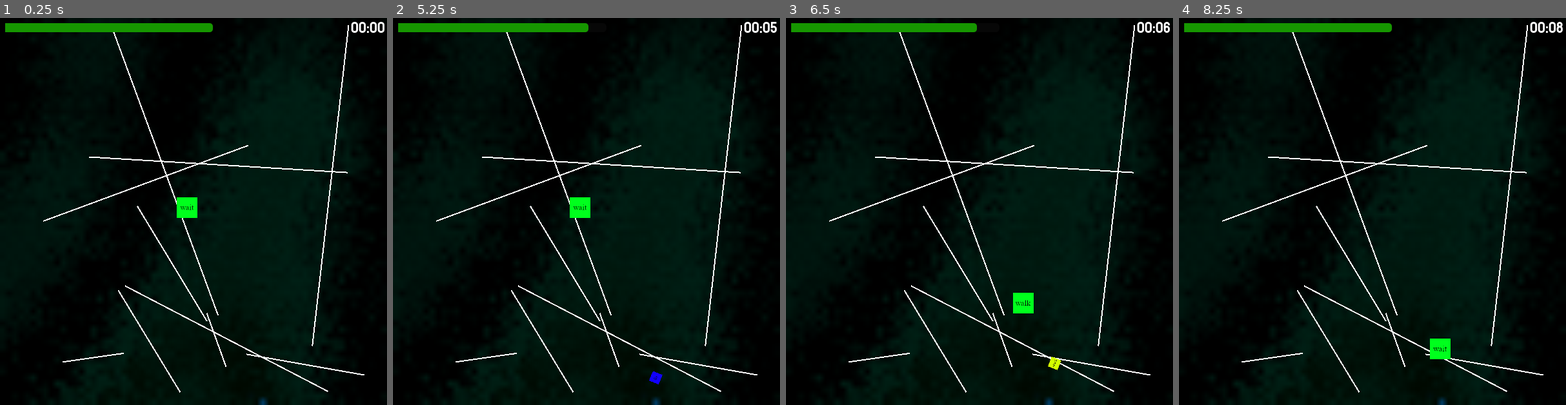
Above: before the commit, frames 1-4 (left to right).
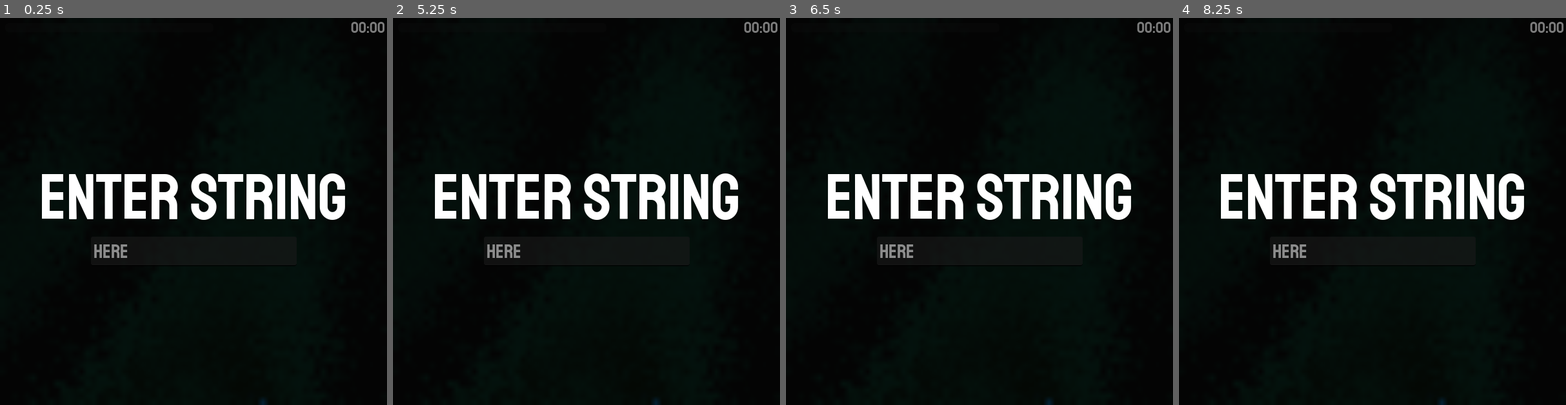
Above: after the commit, the same moments.

Repository: dirtOval/string-theory-mehu15
Game: Godot game, scene res://main.tscn
The game is run twice, just before and just after one commit, with the same random seed, the same clock (stepped at 60 frames per second) and the same inputs.
Inputs:
- Up to frame 1 (0.25 s): no input
- Up to frame 2 (5.25 s): tap Enter at 0.5, 2.75, 4.25 s; tap Space at 1.25, 3.5, 5 s
- Up to frame 3 (6.5 s): no input
- Up to frame 4 (8.25 s): no input

The runs differ from the first frame. In frame 1, 8.4% of the frame differs, in the area x 1-100%, y 1-100%; in frame 2, 8.4%; in frame 3, 8.4%; in frame 4, 8.5%.

Commit message:
far as i'm getting tonight. game works, just need art

Diff:
--- a/main.gd
+++ b/main.gd
@@ -6,9 +6,7 @@
 
 # Called when the node enters the scene tree for the first time.
 func _ready() -> void:
-	$FlySpawnTimer.start()
-	$FoodTimer.start()
-	$LifeTimer.start()
+	pass
 
 
 # Called every frame. 'delta' is the elapsed time since the previous frame.
@@ -35,6 +33,7 @@
 	fly.linear_velocity = velocity.rotated(direction)
 
 	add_child(fly)
+	$FlySpawnTimer.start(randf_range(1, 45))
 
 
 func _on_spider_ate_food() -> void:
@@ -43,6 +42,8 @@
 
 func _on_food_timer_timeout() -> void:
 	print('spider has died')
+	$FoodTimer.stop()
+	$FlySpawnTimer.stop()
 	#use this for game over logic
 
 func get_converted_time(time: int) -> String:
@@ -54,3 +55,12 @@
 func _on_life_timer_timeout() -> void:
 	score += 1
 	$ScoreDisplay.text = str(get_converted_time(score))
+
+
+func _on_string_prompt_start_game(string: String) -> void:
+	print('game starting')
+	$Web.web_from_seed(hash(string))
+	$FlySpawnTimer.start()
+	$FoodTimer.start()
+	$LifeTimer.start()
+	$Spider.show()
--- a/main.tscn
+++ b/main.tscn
@@ -1,9 +1,10 @@
-[gd_scene load_steps=11 format=3 uid="uid://cx2nxtcrodub4"]
+[gd_scene load_steps=12 format=3 uid="uid://cx2nxtcrodub4"]
 
 [ext_resource type="Script" uid="uid://h1ar55xsdmwn" path="res://main.gd" id="1_0xm2m"]
 [ext_resource type="PackedScene" uid="uid://de0renl7wmjg4" path="res://web.tscn" id="1_ig7tw"]
 [ext_resource type="PackedScene" uid="uid://dx4pwjmvovlrg" path="res://spider.tscn" id="3_h2yge"]
 [ext_resource type="FontFile" uid="uid://cbw5g0agpoxpl" path="res://Staatliches-Regular.ttf" id="4_1bvp3"]
+[ext_resource type="PackedScene" uid="uid://t5tjynssfk75" path="res://string_prompt.tscn" id="5_lquwl"]
 
 [sub_resource type="Gradient" id="Gradient_1bvp3"]
 offsets = PackedFloat32Array(0.2, 0.613333, 0.986667, 1)
@@ -62,6 +63,7 @@
 
 [node name="FlySpawnTimer" type="Timer" parent="."]
 wait_time = 5.0
+one_shot = true
 
 [node name="Spider" parent="." instance=ExtResource("3_h2yge")]
 position = Vector2(290, 294)
@@ -92,8 +94,11 @@
 text = "00:00"
 metadata/_edit_use_anchors_ = true
 
+[node name="StringPrompt" parent="." instance=ExtResource("5_lquwl")]
+
 [connection signal="timeout" from="FlySpawnTimer" to="." method="_on_fly_spawn_timer_timeout"]
 [connection signal="ate_food" from="Spider" to="." method="_on_spider_ate_food"]
 [connection signal="timeout" from="FoodTimer" to="." method="_on_food_timer_timeout"]
 [connection signal="timeout" from="FoodTimer" to="Spider" method="_on_food_timer_timeout"]
 [connection signal="timeout" from="LifeTimer" to="." method="_on_life_timer_timeout"]
+[connection signal="start_game" from="StringPrompt" to="." method="_on_string_prompt_start_game"]
--- a/spider.gd
+++ b/spider.gd
@@ -9,6 +9,7 @@
 func _ready() -> void:
 	spider_state = 'wait'
 	$AnimatedSprite2D.animation = 'wait'
+	hide()
 
 
 # Called every frame. 'delta' is the elapsed time since the previous frame.
--- /dev/null
+++ b/string_prompt.gd
@@ -0,0 +1,18 @@
+extends ColorRect
+signal start_game(seed: String)
+
+# Called when the node enters the scene tree for the first time.
+func _ready() -> void:
+	pass # Replace with function body.
+
+
+# Called every frame. 'delta' is the elapsed time since the previous frame.
+func _process(delta: float) -> void:
+	pass
+
+
+func _on_input_text_submitted(new_text: String) -> void:
+	#print(hash(new_text))
+	#print(len(str(hash(new_text))))
+	start_game.emit(new_text)
+	hide()
--- /dev/null
+++ b/string_prompt.tscn
@@ -0,0 +1,47 @@
+[gd_scene load_steps=3 format=3 uid="uid://t5tjynssfk75"]
+
+[ext_resource type="FontFile" uid="uid://cbw5g0agpoxpl" path="res://Staatliches-Regular.ttf" id="1_2ek1b"]
+[ext_resource type="Script" uid="uid://bl4vdo3f3i4sy" path="res://string_prompt.gd" id="1_rx511"]
+
+[node name="StringPrompt" type="ColorRect"]
+offset_right = 600.0
+offset_bottom = 600.0
+color = Color(0.03, 0.03, 0.03, 0.529412)
+script = ExtResource("1_rx511")
+
+[node name="Input" type="LineEdit" parent="."]
+layout_mode = 1
+anchors_preset = 8
+anchor_left = 0.5
+anchor_top = 0.5
+anchor_right = 0.5
+anchor_bottom = 0.5
+offset_left = -159.5
+offset_top = 39.0
+offset_right = 159.5
+offset_bottom = 85.0
+grow_horizontal = 2
+grow_vertical = 2
+theme_override_fonts/font = ExtResource("1_2ek1b")
+theme_override_font_sizes/font_size = 30
+placeholder_text = "here"
+max_length = 24
+
+[node name="Instruction" type="Label" parent="."]
+layout_mode = 1
+anchors_preset = -1
+anchor_left = 0.5
+anchor_top = 0.444
+anchor_right = 0.5
+anchor_bottom = 0.444
+offset_left = -239.0
+offset_top = -49.4
+offset_right = 239.0
+offset_bottom = 75.6
+grow_horizontal = 2
+grow_vertical = 2
+theme_override_fonts/font = ExtResource("1_2ek1b")
+theme_override_font_sizes/font_size = 100
+text = "ENTER STRING"
+
+[connection signal="text_submitted" from="Input" to="." method="_on_input_text_submitted"]
--- a/web.gd
+++ b/web.gd
@@ -2,10 +2,12 @@
 
 var web_strand = preload('res://web_strand.tscn')
 @export var strands: int
+var offset: int = 100
 
 # Called when the node enters the scene tree for the first time.
 func _ready() -> void:
-	random_web(strands)
+	#random_web(strands)
+	pass
 
 
 # Called every frame. 'delta' is the elapsed time since the previous frame.
@@ -20,6 +22,16 @@
 		var b = Vector2(randf_range(0, screen_width), randf_range(0, screen_height))
 		add_strand(a, b)
 
+func web_from_seed(seed: int):
+	var screen_width = get_viewport().size.x
+	var screen_height = get_viewport().size.y
+	seed(seed)
+	var strand_count: int = len(str(hash(seed)))
+	for i in range(strand_count):
+		var a = Vector2(randf_range(offset, screen_width - offset), randf_range(offset, screen_height - offset))
+		var b = Vector2(randf_range(offset, screen_width - offset), randf_range(offset, screen_height - offset))
+		add_strand(a, b)
+
 func add_strand(a: Vector2, b: Vector2):
 	var new_strand = web_strand.instantiate()
 	#draw the webs
--- a/web_strand.gd
+++ b/web_strand.gd
@@ -16,7 +16,8 @@
 
 
 func _on_body_entered(body: Node2D) -> void:
-	body.get_node("AnimatedSprite2D").animation = 'stuck'
-	body.linear_velocity = Vector2(0, 0)
-	body.add_to_group('caught_flies')
-	#print(get_tree().get_nodes_in_group("caught_flies"))
+	var die_roll = randi_range(0, 2)
+	if die_roll == 2:
+		body.get_node("AnimatedSprite2D").animation = 'stuck'
+		body.linear_velocity = Vector2(0, 0)
+		body.add_to_group('caught_flies')
Not shown, added: string_prompt.gd.uid
